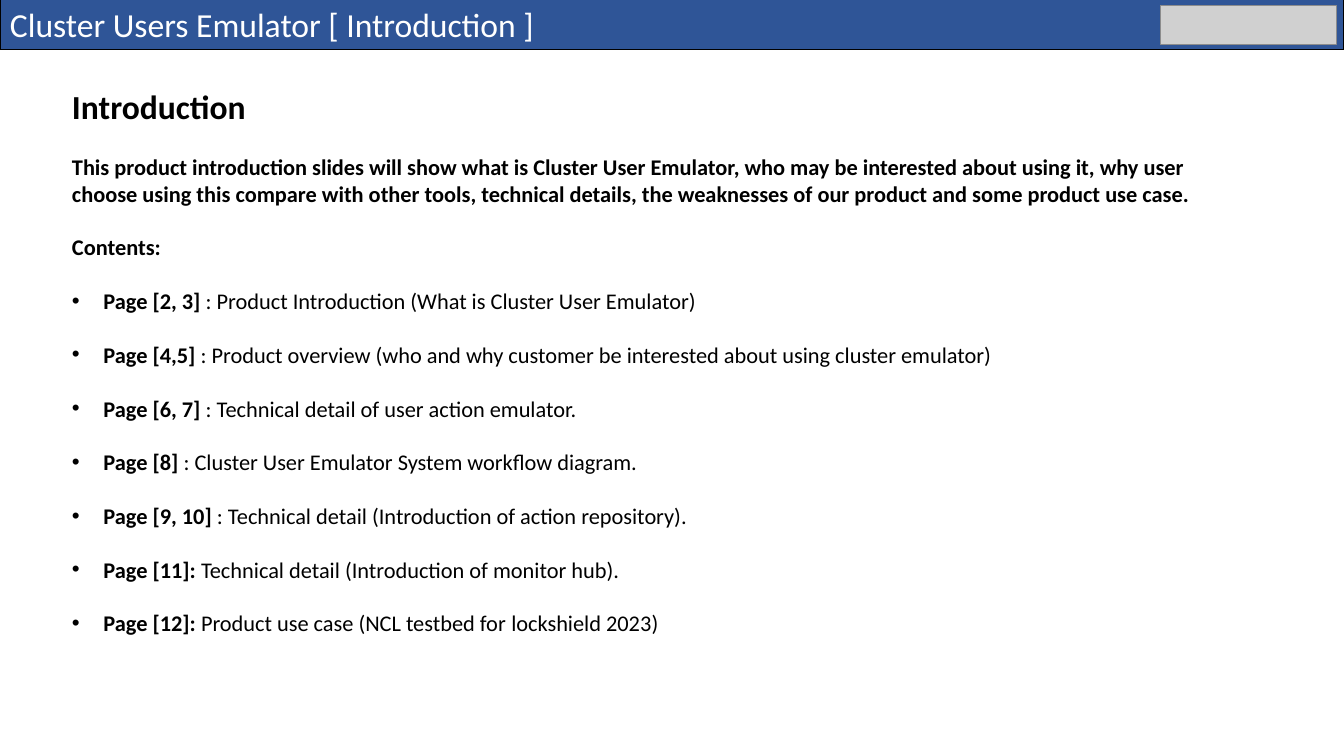
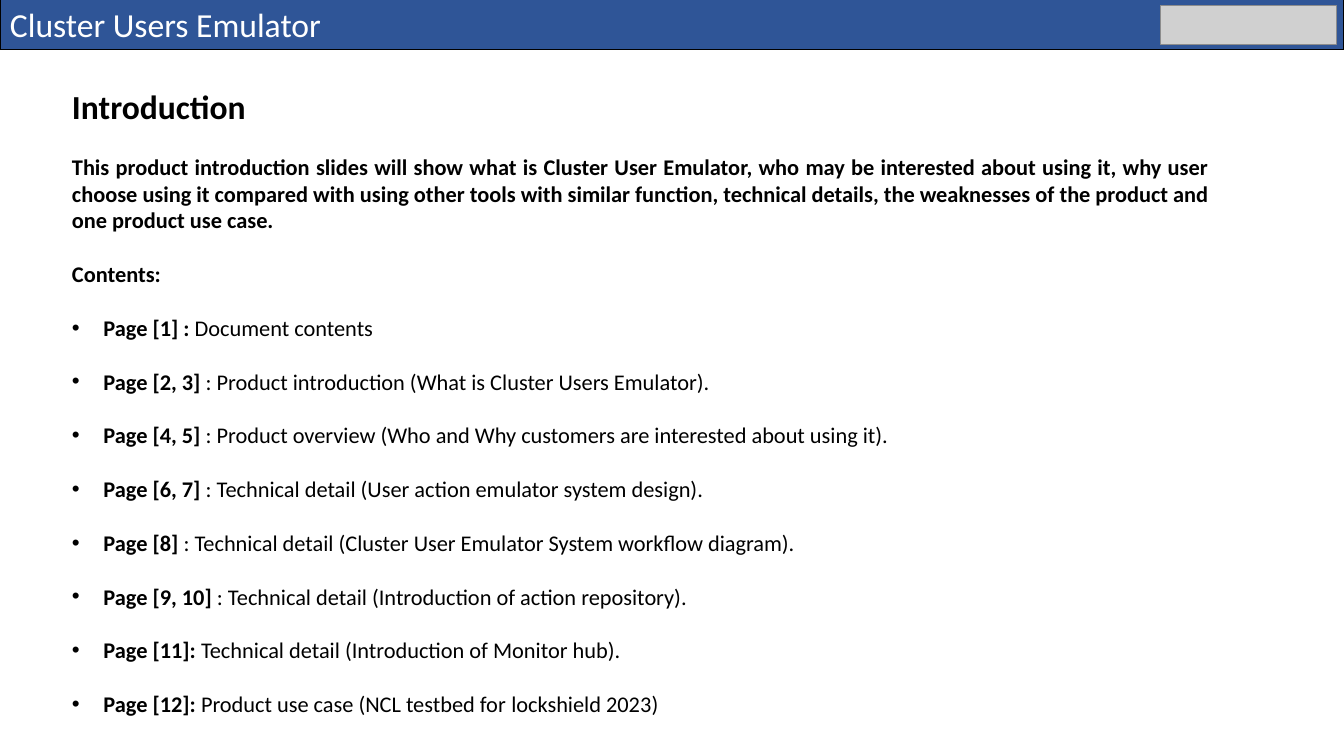
Before and after one commit to LiuYuancheng/Cluster_User_Emulation_System, a slide deck: slide 1 of doc/User_Action_Emulator_Design_Doc.pptx. Drawn at 1344x756 pixels with LibreOffice and Linux fonts; fonts in the diff are those of the drawing; grey boxes stand for pictures. Boxes give left, top, right and bottom in pixels: in the first picture for what was removed or moved away, otherwise in the second. Text is boxed around its words. In the diff, an @@ line names an element or a change of style, - is before the commit and + after.

Commit message:
move the files to actionScheduler folder.

```diff
--- a/doc/User_Action_Emulator_Design_Doc.pptx
+++ b/doc/User_Action_Emulator_Design_Doc.pptx
@@ text in rectangle at bbox=[10, 13, 321, 38]: text changed @@
-Cluster Users Emulator [ Introduction ]
+Cluster Users Emulator
@@ text at bbox=[72, 159, 1208, 232]: text changed @@
-This product introduction slides will show what is Cluster User Emulator, who may be interested about using it, why user choose using this compare with other tools, technical details, the weaknesses of our product and some product use case.
+This product introduction slides will show what is Cluster User Emulator, who may be interested about using it, why user choose using it compared with using other tools with similar function, technical details, the weaknesses of the product and one product use case.
@@ text at bbox=[72, 267, 686, 716]: alignment left to justified @@
@@ text at bbox=[103, 319, 888, 555]: text changed @@
-• Page [2, 3] : Product Introduction (What is Cluster User Emulator)
-• Page [4,5] : Product overview (who and why customer be interested about using cluster emulator)
-• Page [6, 7] : Technical detail of user action emulator.
-• Page [8] : Cluster User Emulator System workflow diagram.
+• Page [1] : Document contents
+• Page [2, 3] : Product introduction (What is Cluster Users Emulator).
+• Page [4, 5] : Product overview (Who and Why customers are interested about using it).
+• Page [6, 7] : Technical detail (User action emulator system design).
+• Page [8] : Technical detail (Cluster User Emulator System workflow diagram).
@@ text at bbox=[103, 641, 621, 662]: text changed @@
-• Page [11]: Technical detail (Introduction of monitor hub).
+• Page [11]: Technical detail (Introduction of Monitor hub).
```
Also in this commit, not shown: 6 other slides changed, 11 other files.
